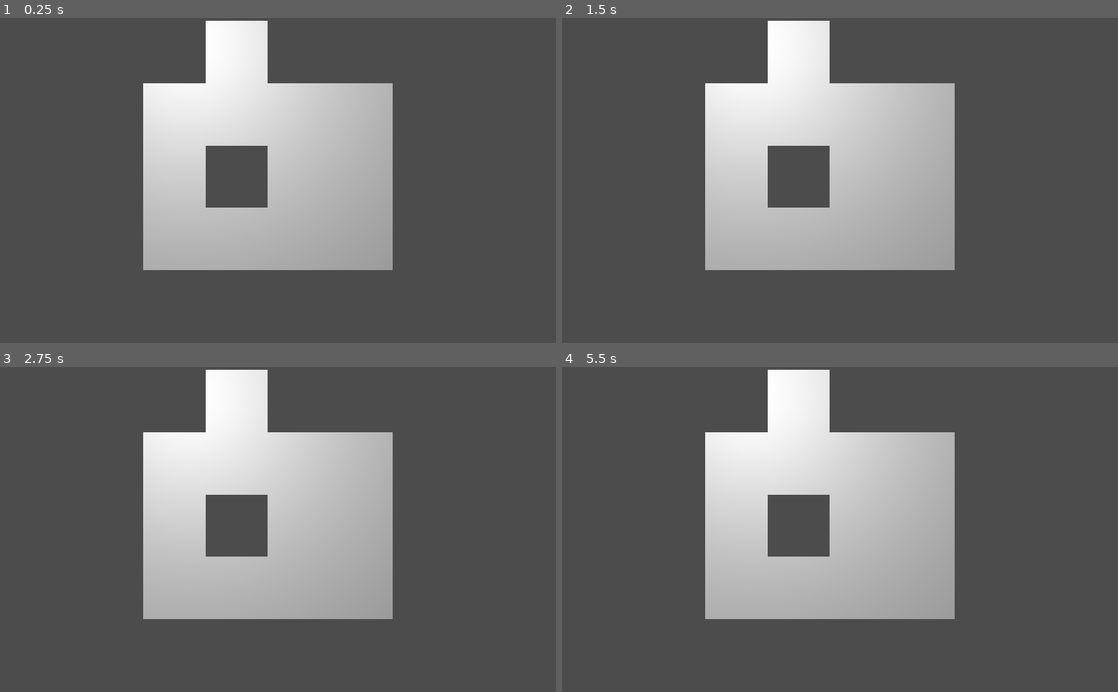
Above: before the commit, frames 1-4 (two rows, left to right).
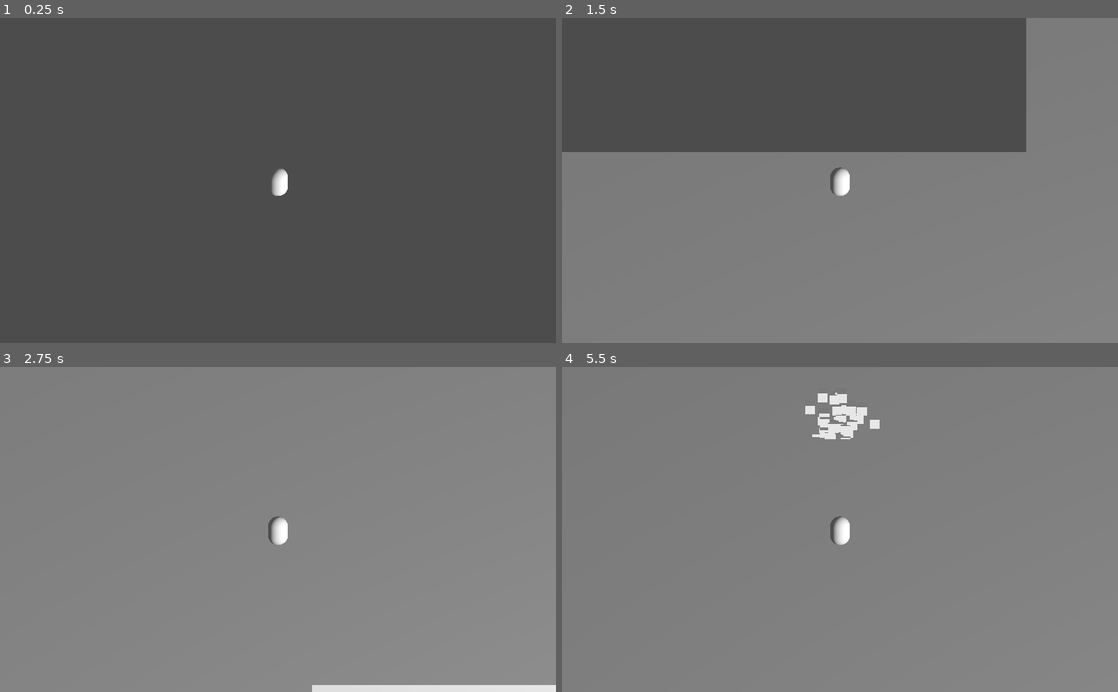
Above: after the commit, the same moments.

Repository: Actual-Heathen/Rosary
Game: Godot game, scene res://scenes/map_builder_TEST.tscn
The game is run twice, just before and just after one commit, with the same random seed, the same clock (stepped at 60 frames per second) and the same inputs. This scene is started directly instead of the project's main scene.
Inputs:
- Up to frame 1 (0.25 s): no input
- Up to frame 2 (1.5 s): tap Enter at 0.5 s; hold D (right) 0.53-1.28 s; tap Space (boost) at 0.6 s; hold S (back) from 1.28 s (still down); tap M (monster) at 1.35 s
- Up to frame 3 (2.75 s): release S (back) at 2.03 s; hold D (right) from 2.03 s (still down); tap Space (boost) at 2.1 s
- Up to frame 4 (5.5 s): release D (right) at 2.78 s; hold W (forward) 2.78-3.53 s; tap M (monster) at 2.85, 4.35 s; tap Space (boost) at 3.5, 3.6, 5.1 s; hold A (left) 3.53-5.03 s; tap Enter at 5 s; hold S (back) from 5.03 s (still down)

The runs differ from the first frame. In frame 1, 26% of the frame differs, in the area x 25-71%, y 0-78%; in frame 2, 77%; in frame 3, 100%; in frame 4, 100%, in the area x 0-100%, y 0-100%.

Commit message:
map_builder now spawns player

Diff:
--- a/prefabs/dynamic_room.tscn
+++ b/prefabs/dynamic_room.tscn
@@ -25,7 +25,7 @@
 [sub_resource type="BoxShape" id=3]
 
 [node name="StaticBody" type="StaticBody"]
-transform = Transform( 10, 0, 0, 0, 0.5, 0, 0, 0, 10, 0, 0, 0 )
+transform = Transform( 40, 0, 0, 0, 0.5, 0, 0, 0, 40, 0, 0, 0 )
 
 [node name="MeshInstance" type="MeshInstance" parent="."]
 mesh = SubResource( 1 )
--- a/scenes/map_builder_TEST.tscn
+++ b/scenes/map_builder_TEST.tscn
@@ -8,13 +8,9 @@
 width = 5
 height = 5
 density = 20
-room_x = 20
-room_y = 20
+room_x = 80
+room_y = 80
 
 [node name="OmniLight" type="OmniLight" parent="."]
-transform = Transform( 1, 0, 0, 0, 1, 0, 0, 0, 1, 24.7581, 33.6079, 17.8016 )
-omni_range = 472.834
-
-[node name="Camera" type="Camera" parent="."]
-transform = Transform( 1, 0, 0, 0, -4.37114e-08, 1, 0, -1, -4.37114e-08, 53.2325, 74.8222, 61.2211 )
-current = true
+transform = Transform( 1, 0, 0, 0, 1, 0, 0, 0, 1, -18.3697, 33.6079, -4.47994 )
+omni_range = 99999.0
--- a/scripts/map_builder.gd
+++ b/scripts/map_builder.gd
@@ -5,6 +5,8 @@
 export(int) var height
 export(int) var density
 var maptrix = []
+var start_x
+var start_y
 export(int) var room_x
 export(int) var room_y
 
@@ -21,8 +23,10 @@
 	crop_matrix() #crop everything off that the player cannot access
 	print("C R O P P E D")
 	print_matrix() #print out the elements of the matrix for debugging
+
  #now that the matrix is complete, time to build the rooms based on the matrix
 	place_rooms() #create dynamic_room children in the correct spots
+	spawn_player()
 
 
 #create the 2d matrix with 'width' and 'height'
@@ -87,6 +91,8 @@
 		x = randi() % width
 		y = randi() % height
 	maptrix[x][y] = 2
+	start_x = x
+	start_y = y
 
 #remove inacessable rooms
 func crop_matrix():
@@ -131,10 +137,13 @@
 				add_child(cur_room)
 				cur_room.translation = Vector3(x*room_x,0,y*room_y)
 
-
-
-
-
+# spawn the player at the starting room
+func spawn_player():
+	var player_prefab = preload("res://prefabs/player.tscn")
+	var player = player_prefab.instance()
+	add_child(player)
+	player.translation = Vector3(start_x*room_x,50,start_y*room_y)
+	#player.translation = Vector3(0,0,0)
 
 
 # Called every frame. 'delta' is the elapsed time since the previous frame.
